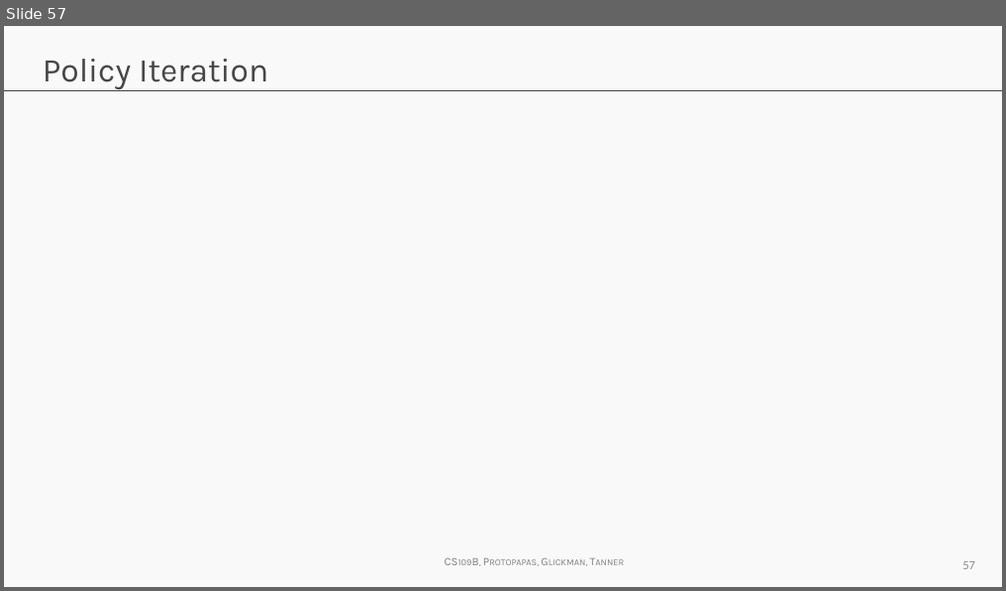
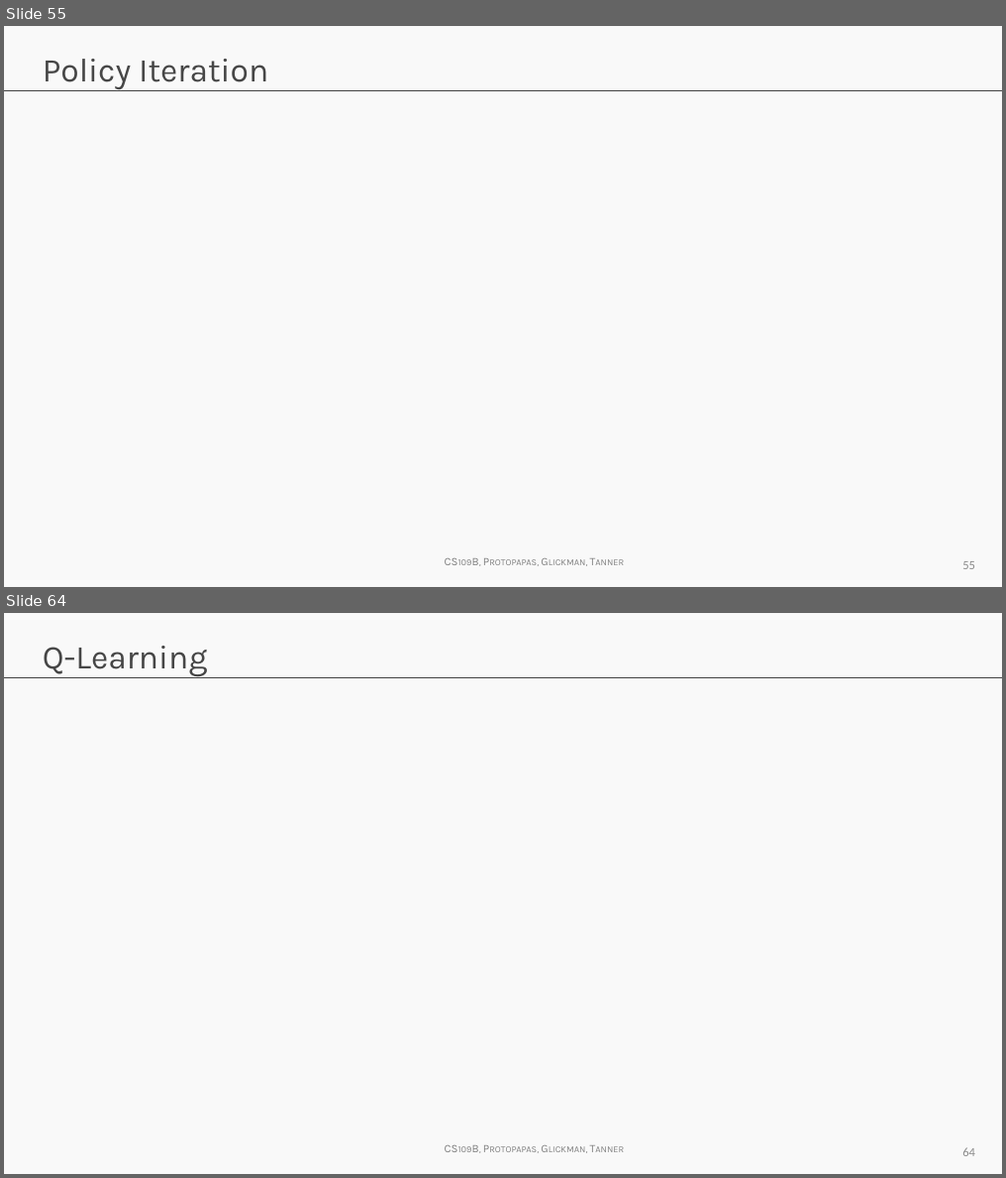
Before and after one commit to wfseaton/2020-CS109B, a slide deck: content/lectures/lecture20/presentation/cs109b_RL.pptx. Shown one above the other, each under a label of ours: slide 57 before the commit, slides 55 and 64 after it; the slides between them are not shown. The pictures are 1006x591 and 1006x1178 pixels, drawn with LibreOffice and Linux fonts; fonts in the diff are those of the drawing; grey boxes stand for pictures; background and template pictures are left out. Boxes give left, top, right and bottom in pixels: in the first picture for what was removed or moved away, otherwise in the second. Text is boxed around its words. In the diff, an @@ line names an element or a change of style, - is before the commit and + after.

```diff
--- a/content/lectures/lecture20/presentation/cs109b_RL.pptx
+++ b/content/lectures/lecture20/presentation/cs109b_RL.pptx
@@ slide 64 added at bbox=[4, 613, 1002, 1174], background #F9F9F9; not listed: 2 template elements that a slide beside it also shows @@
@@ title added at bbox=[43, 646, 208, 677], 24 pt, text #464646 @@
+Q-Learning
@@ page number added at bbox=[962, 1148, 975, 1157], 9 pt, text #8C8C8C @@
+64
@@ what was slide 57 is now slide 55 @@
@@ page number at bbox=[962, 562, 975, 570]: text changed @@
-57
+55
```
Also in this commit, not shown: 6 slides changed, 12 other slides added, 7 slides removed, 21 other files.
